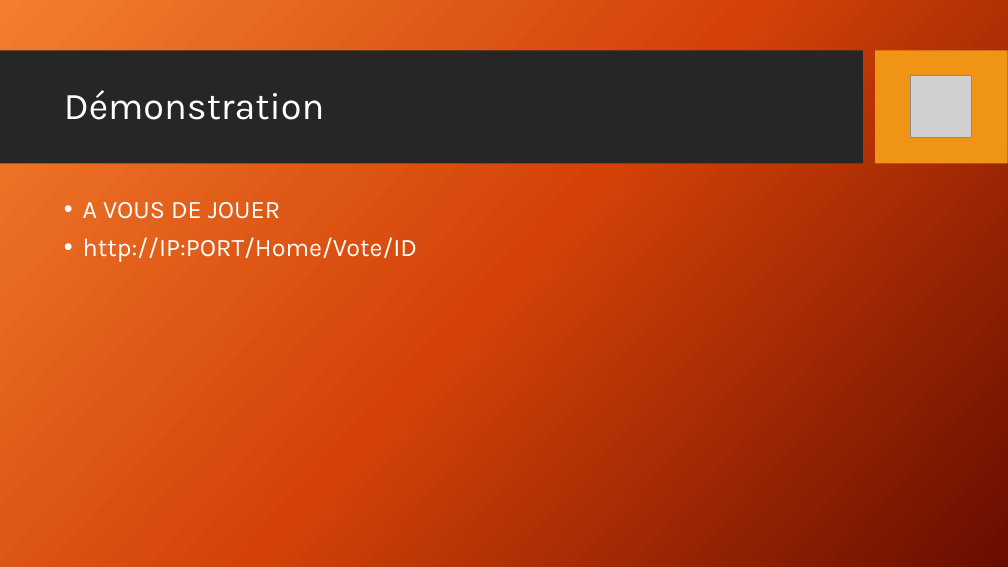
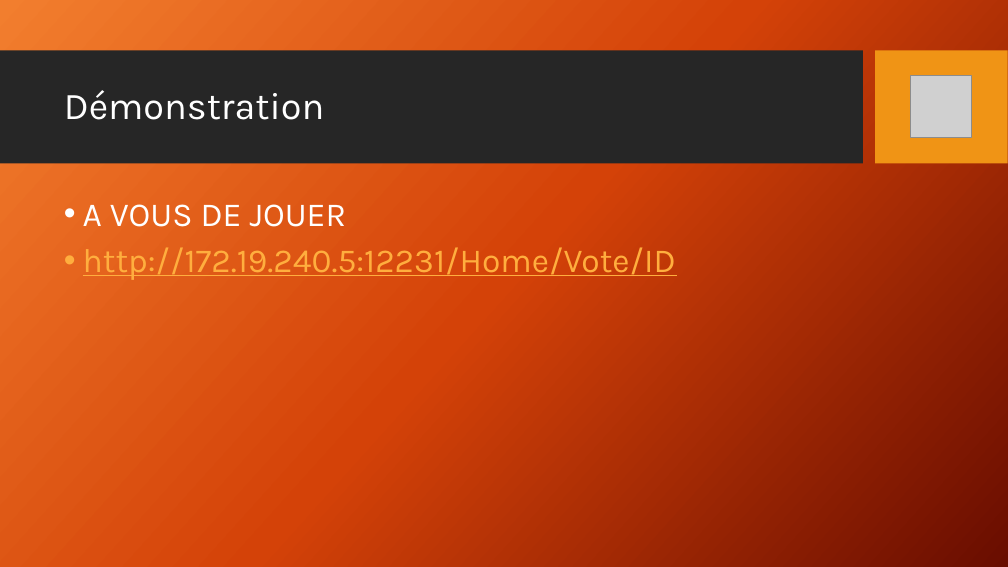
Before and after one commit to cedricbannelier/Projet1, a slide deck: slide 7 of DossierPresentation/Présentation.pptx. Drawn at 1008x567 pixels with LibreOffice and Linux fonts; fonts in the diff are those of the drawing; grey boxes stand for pictures; background and template pictures are left out. Boxes give left, top, right and bottom in pixels: in the first picture for what was removed or moved away, otherwise in the second. Text is boxed around its words. In the diff, an @@ line names an element or a change of style, - is before the commit and + after.

```diff
--- a/DossierPresentation/Présentation.pptx
+++ b/DossierPresentation/Présentation.pptx
@@ text at (83,204,347,227): size 24 to 32 pt in "A VOUS DE JOUER" @@
@@ text at (83,247,676,280): text changed; size 24 to 32 pt; text colour #FFFFFF to #FFAE3E @@
-• http://IP:PORT/Home/Vote/ID
+• http://172.19.240.5:12231/Home/Vote/ID
```
Also in this commit, not shown: 2 other slides changed, 1 other file.
